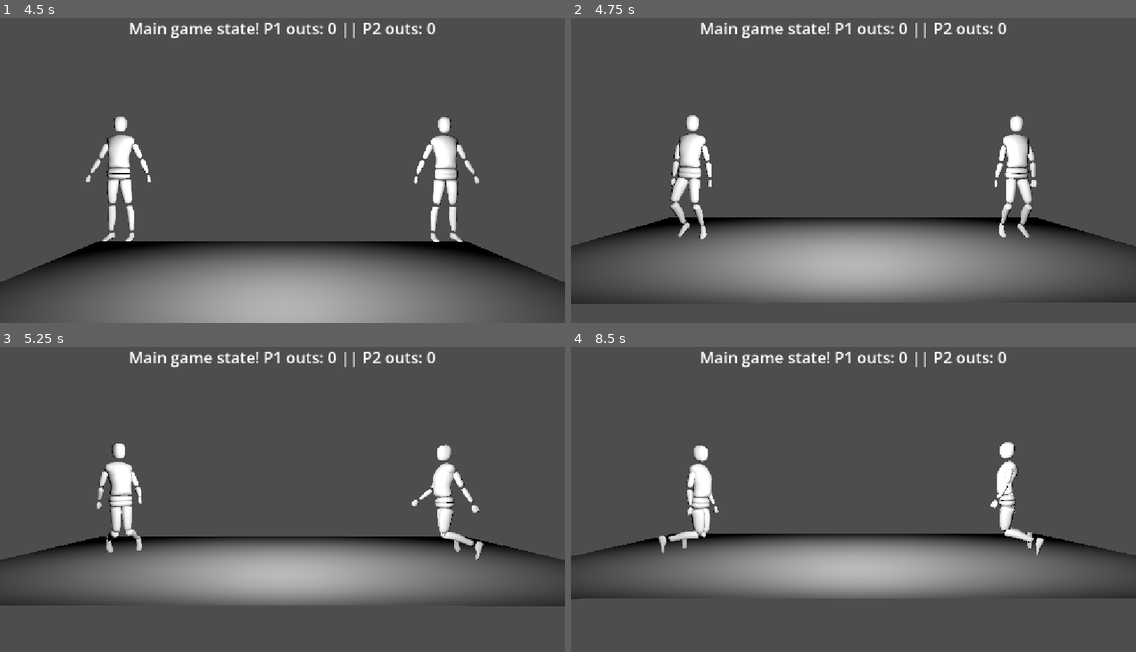
Above: before the commit, frames 1-4 (two rows, left to right).
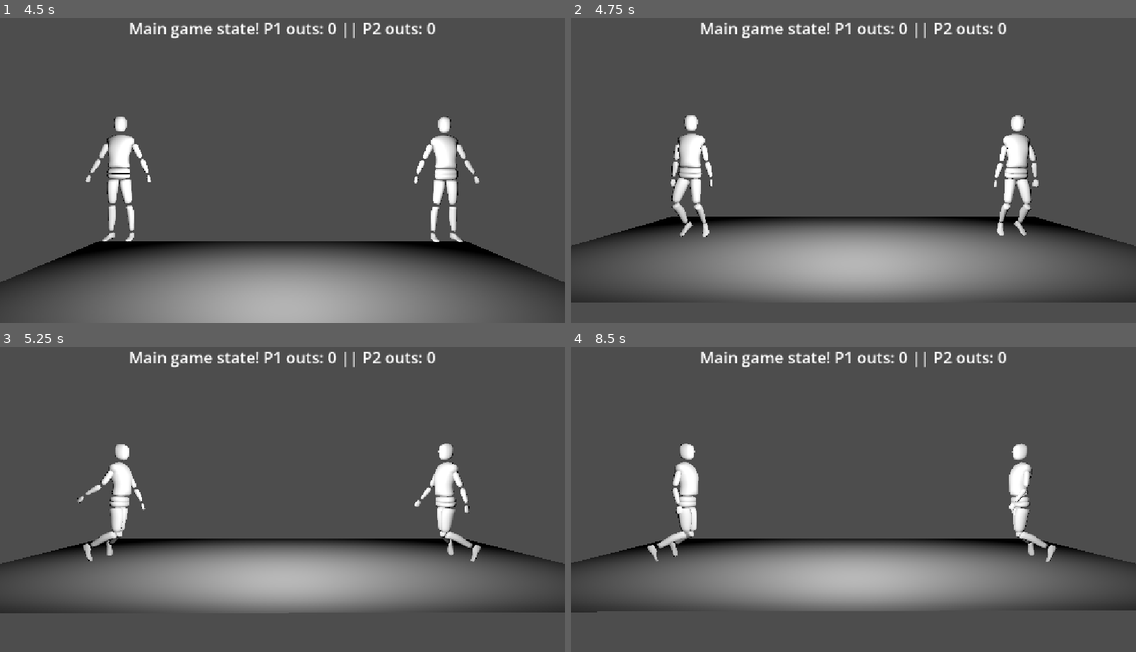
Above: after the commit, the same moments.

Repository: The-MEDINA/SNAP-back
Game: Godot game, scene res://Scenes/controlsTesting.tscn
The game is run twice, just before and just after one commit, with the same random seed, the same clock (stepped at 60 frames per second) and the same inputs.
Inputs:
- Up to frame 1 (4.5 s): tap Enter at 0.5 s; hold D (LeftThumbstickRight) 0.53-1.28 s; tap 3 (DebugStart) at 1.25 s; hold 1 (DebugPlayer1Down) 1.28-2.03 s; hold D (LeftThumbstickRight) 2.03-2.78 s; hold W (LeftThumbstickUp) 2.78-3.53 s; hold S (LeftThumbstickDown) from 3.53 s (still down)
- Up to frame 2 (4.75 s): keep holding S (LeftThumbstickDown)
- Up to frame 3 (5.25 s): release S (LeftThumbstickDown) at 5.03 s; hold 1 (DebugPlayer1Down) from 5.03 s (still down)
- Up to frame 4 (8.5 s): release 1 (DebugPlayer1Down) at 5.78 s; hold D (LeftThumbstickRight) 5.78-6.53 s; hold W (LeftThumbstickUp) 6.53-7.28 s; hold D (LeftThumbstickRight) 7.28-8.03 s; hold 1 (DebugPlayer1Down) from 8.03 s (still down)

Frame 1 is identical in both runs. In frame 2, 1.5% of the frame differs, in the area x 0-100%, y 31-94%; in frame 3, 4.6%; in frame 4, 12%, in the area x 0-100%, y 31-88%.

Commit message:
Far less spinning of characters

Diff:
--- a/snap-back/Scenes/controlsTesting.tscn
+++ b/snap-back/Scenes/controlsTesting.tscn
@@ -20,6 +20,7 @@
 debugLabel = NodePath("Camera3D/DebugLabel")
 
 [node name="Camera3D" type="Camera3D" parent="." unique_id=1019244076 node_paths=PackedStringArray("object1", "object2", "cameraBounds")]
+physics_interpolation_mode = 2
 transform = Transform3D(1, 0, 0, 0, 1, 0, 0, 0, 1, 0, 0.35800695, 0.996895)
 fov = 50.0
 script = ExtResource("1_n7tqr")
--- a/snap-back/Scripts/characterController.gd
+++ b/snap-back/Scripts/characterController.gd
@@ -4,7 +4,7 @@
 @export var upperArmMovementStrength = 1.5
 @export var calfMovementStrength = 5.0
 @export var heightToRunMaintenance = 0.83
-@export var uprightMaintenanceStrength = 25.0
+@export var uprightMaintenanceStrength = 65.0
 @export var rotationSpeed = 10.0
 @export var rotationDamping = 300.0
 @export var bodyDamping = 0.7
@@ -13,8 +13,8 @@
 @export var upwardCalfMovementMultiplier = 1.5
 @export var upwardCalfSplitMovementMultiplier = 0.5
 @export var calfMovementMultiplier = 250.0
-@export var calfSplitMovementMultiplier = 17.5
-@export var upperArmSplitMovementMultiplier = 0.8
+@export var calfSplitMovementMultiplier = 25.0
+@export var upperArmSplitMovementMultiplier = 10.0
 @export var distanceForMaxSplitDiagonalMovement = 3.0
 
 # Force length required to split
@@ -124,15 +124,14 @@
 	var result = space.intersect_ray(query)
 	grounded = result.size() > 0
 	# Series of function calls for handling physics and input
-	_handlePlayerInput(delta)
-	if grounded:
-		if !splitPlayers:
-			_keepUpright()
-			_reduceMovement()
-			_rotateTowardTarget(otherPlayer.global_position, delta)
-			_setTopTransform()
+	if grounded && !splitPlayers:
+		_keepUpright()
+		_reduceMovement()
+		_rotateTowardTarget(otherPlayer.global_position, delta)
+		_setTopTransform()
 	if splitPlayers:
 		_tryReconnect(delta)
+	_handlePlayerInput(delta)
 	# Update safety timer if need be
 	if safetyTimer > 0.0:
 		safetyTimer -= delta
@@ -269,8 +268,8 @@
 			topJoint.linear_velocity -= rightUpperArmInputChange * maxUpperArmControlDistance * upperArmSplitMovementMultiplier
 	# If any form of leg input change is present, raise character up to prevent impact on floor
 	if !splitPlayers && grounded:
-		var inputChange = abs(rightCalfInputChange) + abs(leftCalfInputChange)
-		bottomJoint.linear_velocity += Vector3.UP * inputChange * 9.81
+		var inputChange = abs(rightCalfInputChange.length()) + abs(leftCalfInputChange.length())
+		bottomJoint.linear_velocity += Vector3.UP * inputChange * 9.81 / 2.0
 	# Save thumbstick positions for use on next tick
 	lastLeftCalfInput = leftCalfInput
 	lastRightCalfInput = rightCalfInput
--- a/snap-back/Scripts/gameStateMachine.gd
+++ b/snap-back/Scripts/gameStateMachine.gd
@@ -31,9 +31,9 @@
 
 # Other variables
 var gameCountdownTimer: float = 3.0
-const basePlayerTimer: float = 1500.0
-const minPlayerTimer: float = 6.0
-const playerTimeReduction: float = 3.0
+const basePlayerTimer: float = 30.0
+const minPlayerTimer: float = 10.0
+const playerTimeReduction: float = 5.0
 var lastPhysicsState = false
 
 # Initial value setup
